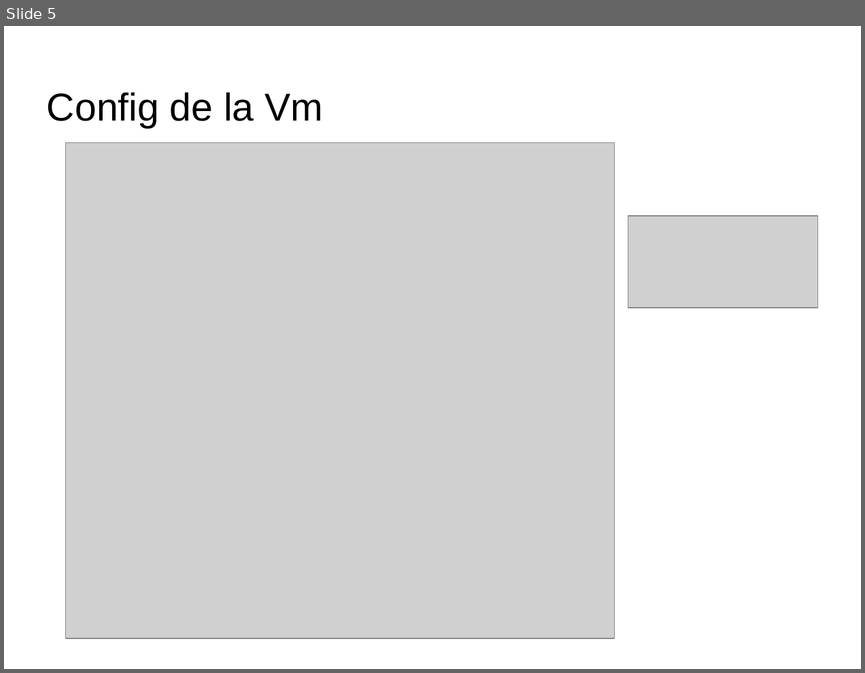
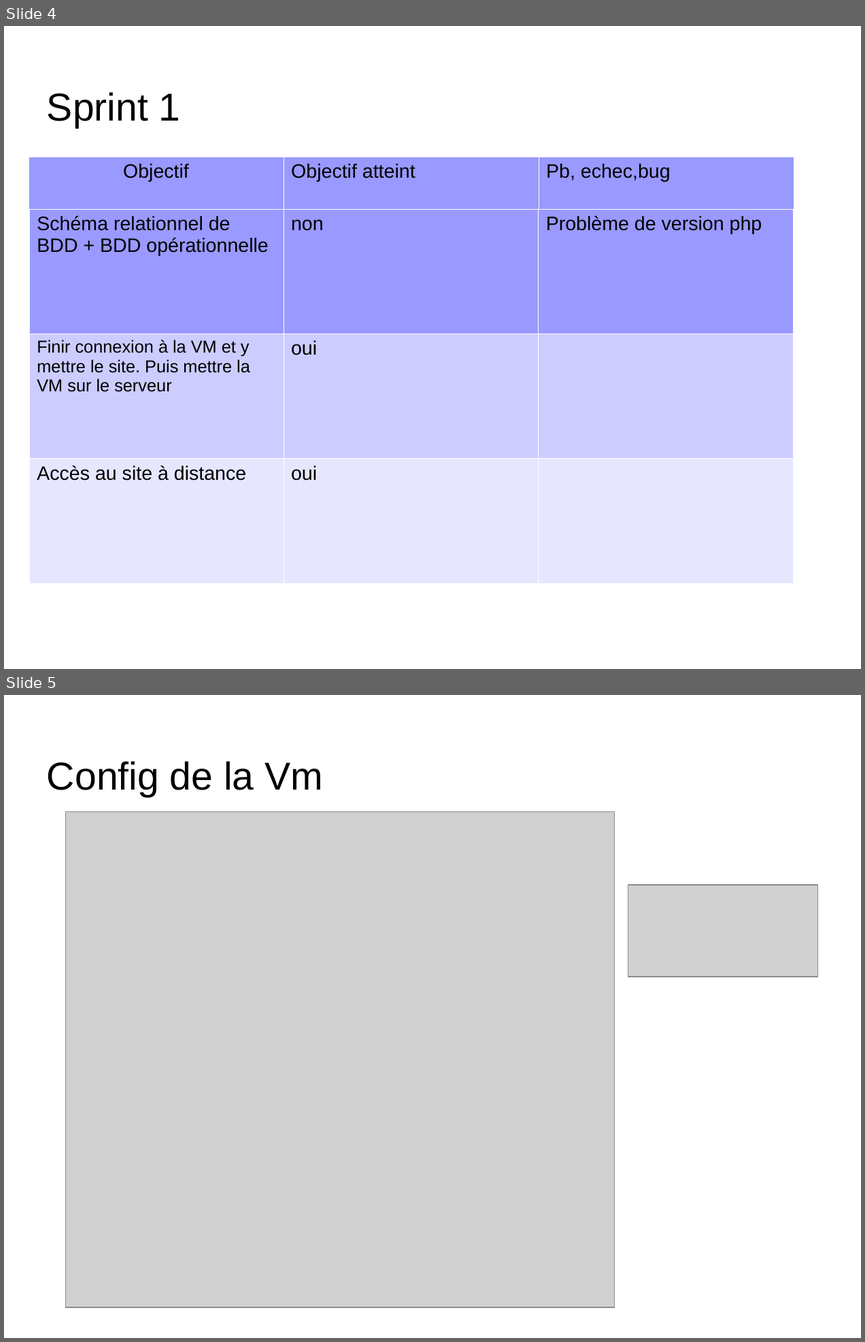
Before and after one commit to ClementM0512/Projet_Ortho, a slide deck: diapo karl Bourgault.odp. Shown one above the other, each under a label of ours: slide 5 before the commit, slides 4 and 5 after it. The pictures are 865x673 and 865x1342 pixels, drawn with LibreOffice and Linux fonts; fonts in the diff are those of the drawing; grey boxes stand for pictures; background and template pictures are left out. Boxes give left, top, right and bottom in pixels: in the first picture for what was removed or moved away, otherwise in the second. Text is boxed around its words. In the diff, an @@ line names an element or a change of style, - is before the commit and + after.

```diff
--- a/diapo karl Bourgault.odp
+++ b/diapo karl Bourgault.odp
@@ slide 4 added at [4, 26, 861, 669], background picture (left out) @@
@@ title added at [47, 92, 181, 128], 36 pt, text #000000 @@
+Sprint 1
@@ table added at [29, 157, 794, 210], 1 rows, 3 columns @@
+Objectif | Objectif atteint | Pb, echec,bug
@@ table added at [29, 209, 793, 583], 3 rows, 3 columns @@
+Schéma relationnel de BDD + BDD opérationnelle | non | Problème de version php
+Finir connexion à la VM et y mettre le site. Puis mettre la VM sur le serveur | oui | 
+Accès au site à distance | oui | 
```
Also in this commit, not shown: 4 slides changed, 4 other slides added, 4 slides removed, 2 other files.
